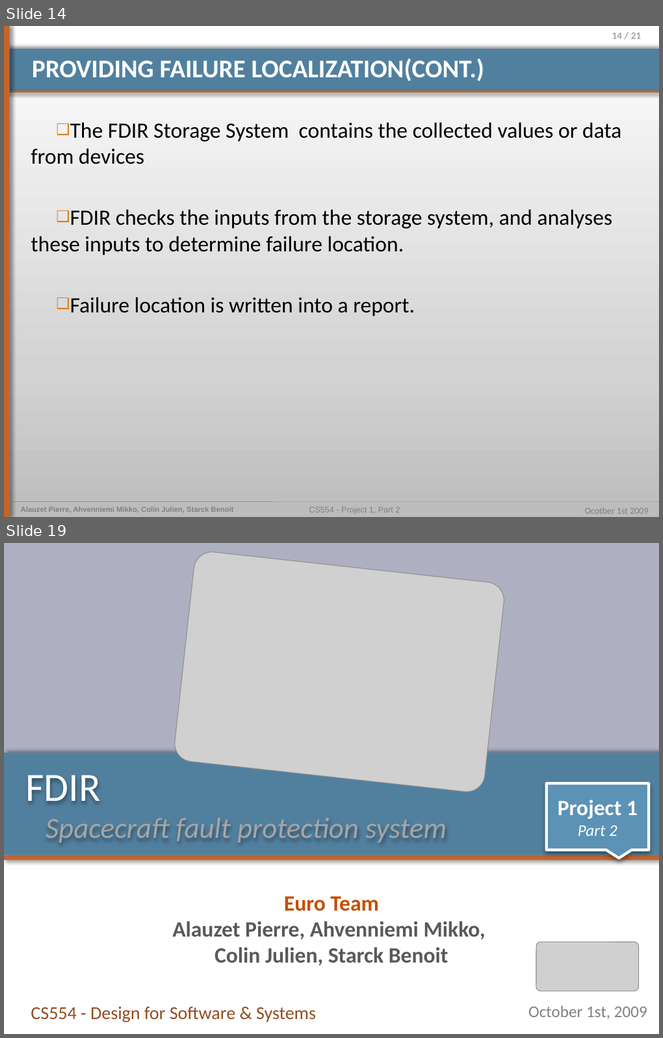
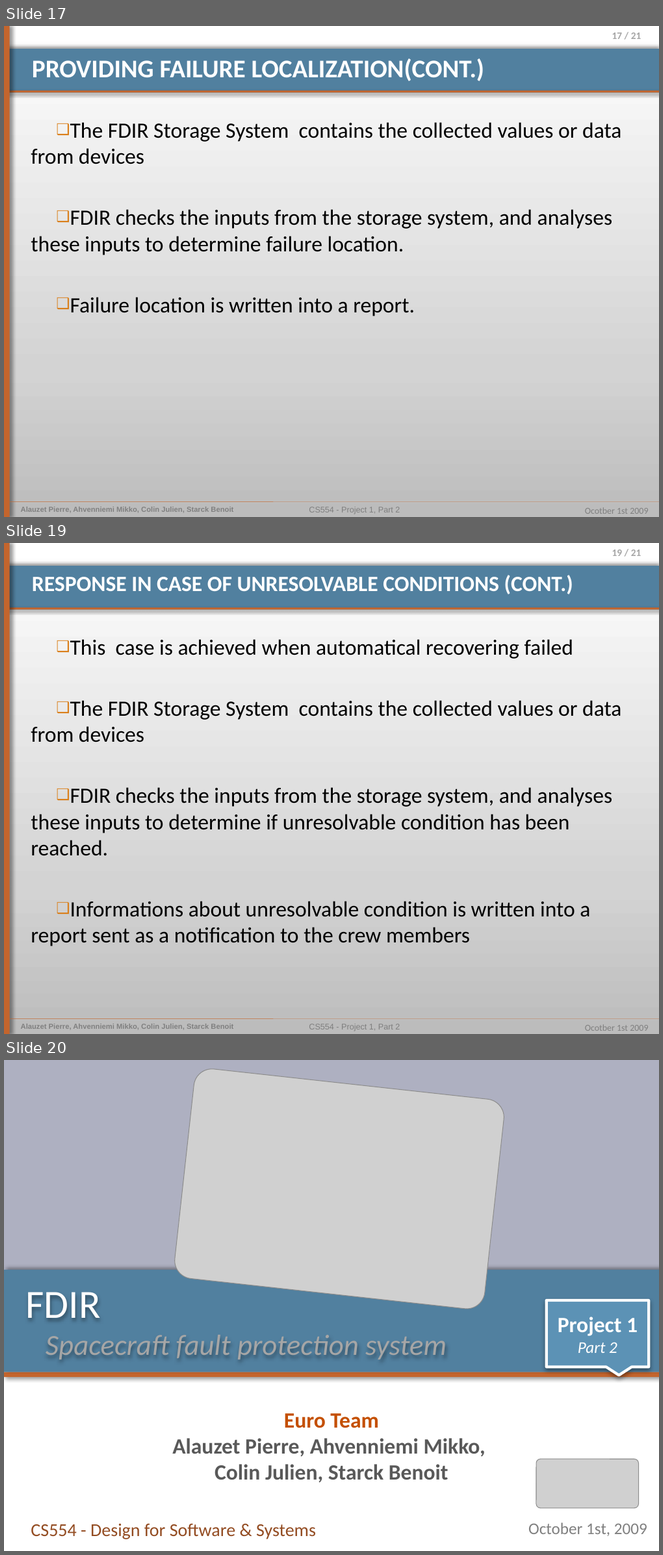
Before and after one commit to pierrealauzet/euroteam, a slide deck: Project 1/Part 2/CS554_EuroTeam_Problem_Frames.pptx. Shown one above the other, each under a label of ours: slides 14 and 19 before the commit, slides 17, 19 and 20 after it; the slides between them are not shown. The pictures are 663x1038 and 663x1555 pixels, drawn with LibreOffice and Linux fonts; fonts in the diff are those of the drawing; grey boxes stand for pictures. Boxes give left, top, right and bottom in pixels: in the first picture for what was removed or moved away, otherwise in the second. Text is boxed around its words. In the diff, an @@ line names an element or a change of style, - is before the commit and + after.

```diff
--- a/Project 1/Part 2/CS554_EuroTeam_Problem_Frames.pptx
+++ b/Project 1/Part 2/CS554_EuroTeam_Problem_Frames.pptx
@@ slide 19 added at <box>4,543,659,1034</box>, background gradient #BDBDBD to #D3D3D3 to #FFFFFF; not listed: 9 template elements that a slide beside it also shows @@
@@ title added at <box>32,575,573,594</box>, 24 pt, text #FFFFFF, bold @@
+RESPONSE IN CASE OF UNRESOLVABLE CONDITIONS (CONT.)
@@ text added at <box>31,639,622,947</box>, 24 pt, text #000000 @@
+❑ This case is achieved when automatical recovering failed
+❑ The FDIR Storage System contains the collected values or data from devices
+❑ FDIR checks the inputs from the storage system, and analyses these inputs to determine if unresolvable condition has been reached.
+❑ Informations about unresolvable condition is written into a report sent as a notification to the crew members
@@ what was slide 14 is now slide 17 @@
@@ page number at <box>612,32,642,39</box>: text changed @@
-14 / 21
+17 / 21
@@ what was slide 19 is now slide 20 @@
```
Also in this commit, not shown: 11 slides changed, 2 other slides added, 2 slides removed.
